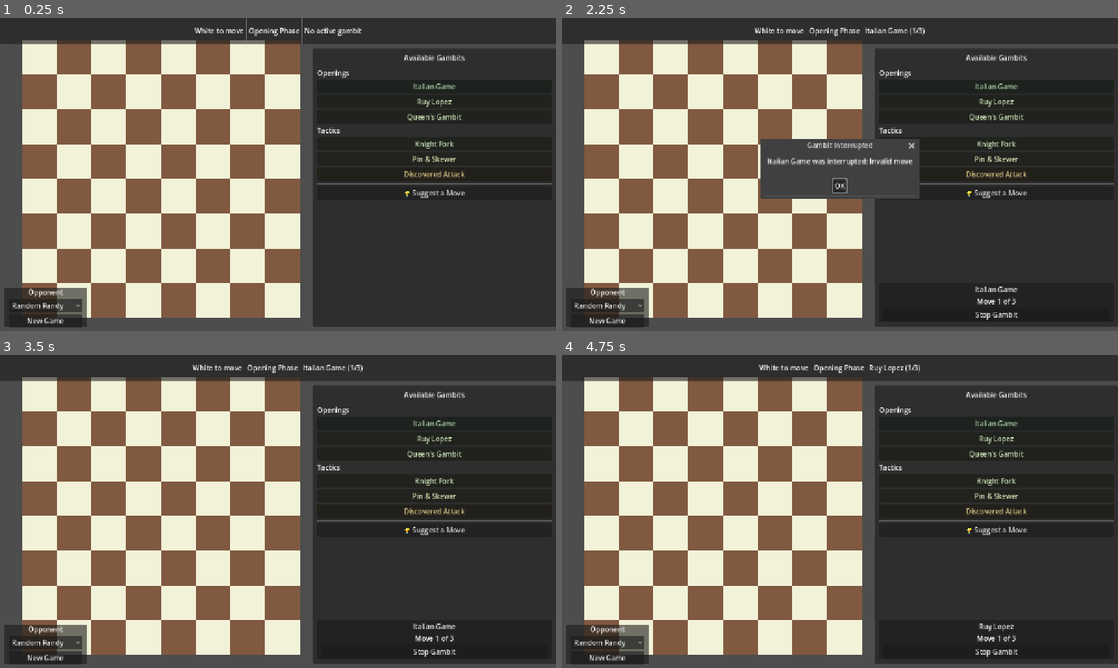
Above: before the commit, frames 1-4 (two rows, left to right).
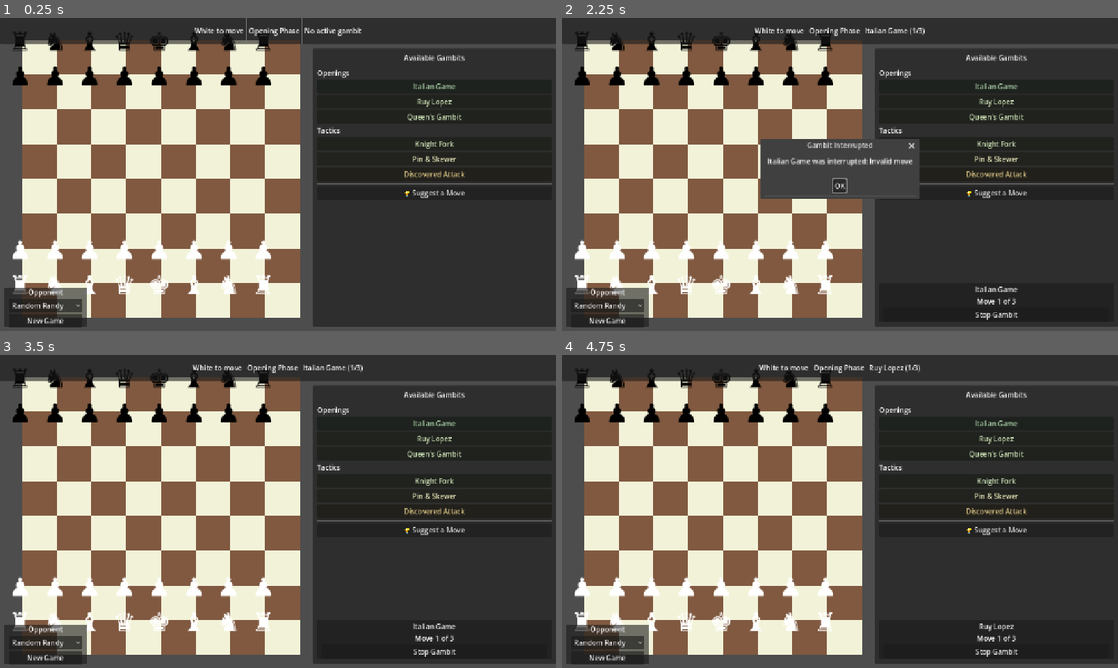
Above: after the commit, the same moments.

Repository: Innomen/Pawn
Game: Godot game, scene res://scenes/main.tscn
The game is run twice, just before and just after one commit, with the same random seed, the same clock (stepped at 60 frames per second) and the same inputs.
Inputs:
- Up to frame 1 (0.25 s): no input
- Up to frame 2 (2.25 s): click "New Game" at 0.5 s; click "New Game" at 1.25 s; click "Italian Game" at 2 s
- Up to frame 3 (3.5 s): click "OK" at 2.75 s
- Up to frame 4 (4.75 s): click "Ruy Lopez" at 3.5 s; click "OK" at 4.25 s

The runs differ from the first frame. In frame 1, 3.1% of the frame differs, in the area x 2-49%, y 4-89%; in frame 2, 3.1%; in frame 3, 3.1%; in frame 4, 3.1%.
Error in both runs: Invalid assignment of property or key 'syntax_highlighter' with value of type 'CodeHighlighter' on a base object of type 'RichTextLabel'. (res://src/ui/debug_c…

Commit message:
Fix pieces not loading - timing issue
- Board view now waits for process_frame before creating pieces
- This ensures GameState.setup_standard() runs first
- Fixed typed array syntax error

Pieces should now load correctly when game starts

Diff:
--- a/src/ui/board_view.gd
+++ b/src/ui/board_view.gd
@@ -13,14 +13,18 @@
 var piece_scene = preload("res://scenes/piece.tscn")
 
 var selected_square: Vector2i = Vector2i(-1, -1)
-var legal_moves: Array[Vector2i] = []
+var legal_moves: Array = []
 
 func _ready():
     _create_board()
-    _create_pieces()
 
+    # Connect to GameState signals
     GameState.move_made.connect(_on_move_made)
     GameState.turn_changed.connect(_on_turn_changed)
+
+    # Wait a frame for GameState to be ready, then create pieces
+    await get_tree().process_frame
+    _refresh_pieces()
 
 func _create_board():
     for rank in range(8):
